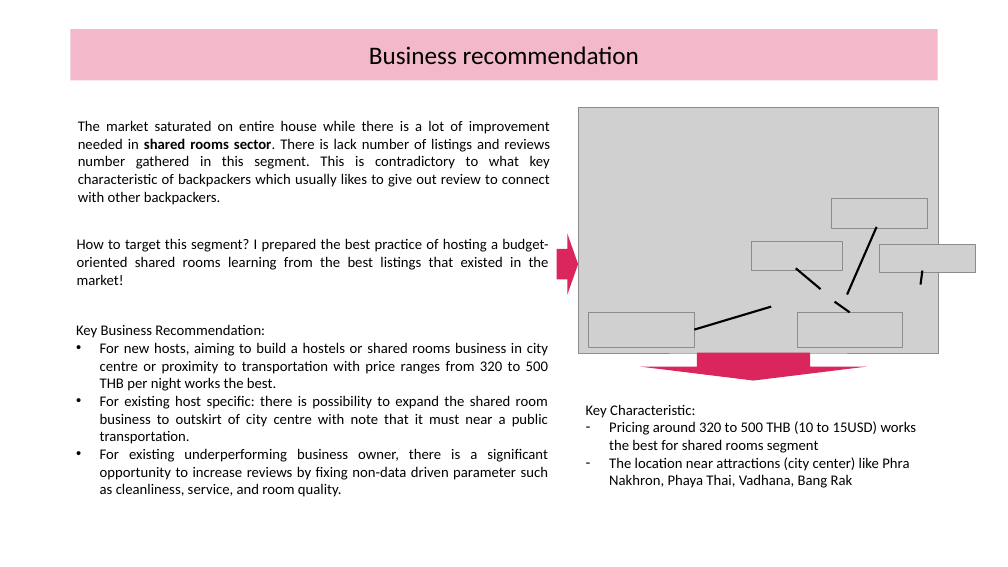
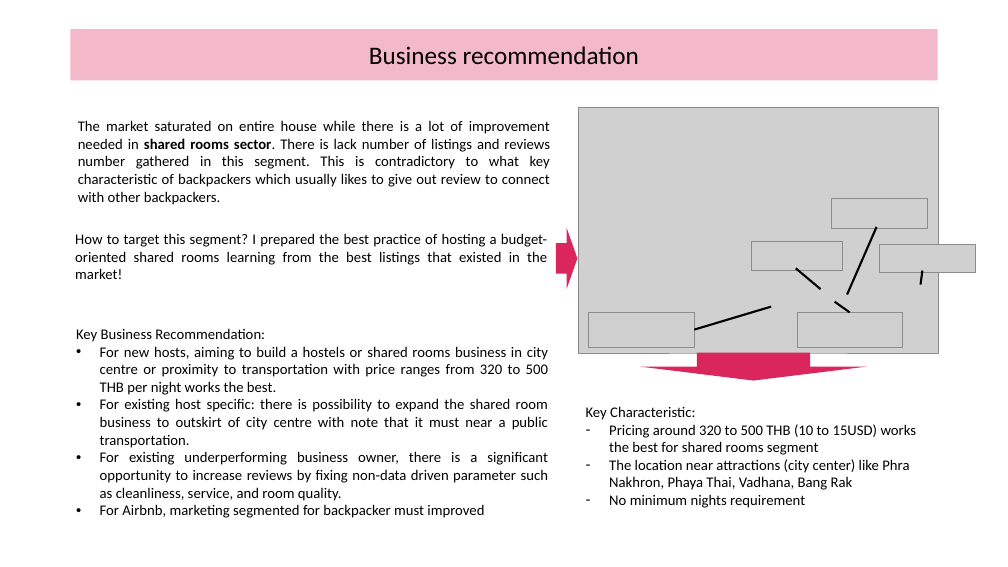
Before and after one commit to YonathanHH/DataAnalysis_BangkokAirBNB_Backpackers, a slide deck: slide 24 of Capstone_Project_2_Presentation.pptx. Drawn at 1008x567 pixels with LibreOffice and Linux fonts; fonts in the diff are those of the drawing; grey boxes stand for pictures; background and template pictures are left out. Boxes give left, top, right and bottom in pixels: in the first picture for what was removed or moved away, otherwise in the second. Text is boxed around its words. In the diff, an @@ line names an element or a change of style, - is before the commit and + after.

```diff
--- a/Capstone_Project_2_Presentation.pptx
+++ b/Capstone_Project_2_Presentation.pptx
@@ text "How to target this segment? ..." moved from (x1=77, y1=238, x2=549, y2=285) to (x1=75, y1=233, x2=547, y2=279) @@
@@ right arrow moved from (x1=557, y1=234, x2=578, y2=294) to (x1=556, y1=228, x2=577, y2=289) @@
@@ text at (x1=100, y1=504, x2=484, y2=518): paragraph added @@
+• For Airbnb, marketing segmented for backpacker must improved
@@ text at (x1=609, y1=494, x2=805, y2=508): paragraph added @@
+– No minimum nights requirement
```
Also in this commit, not shown: 5 other slides changed, 1 other file.
